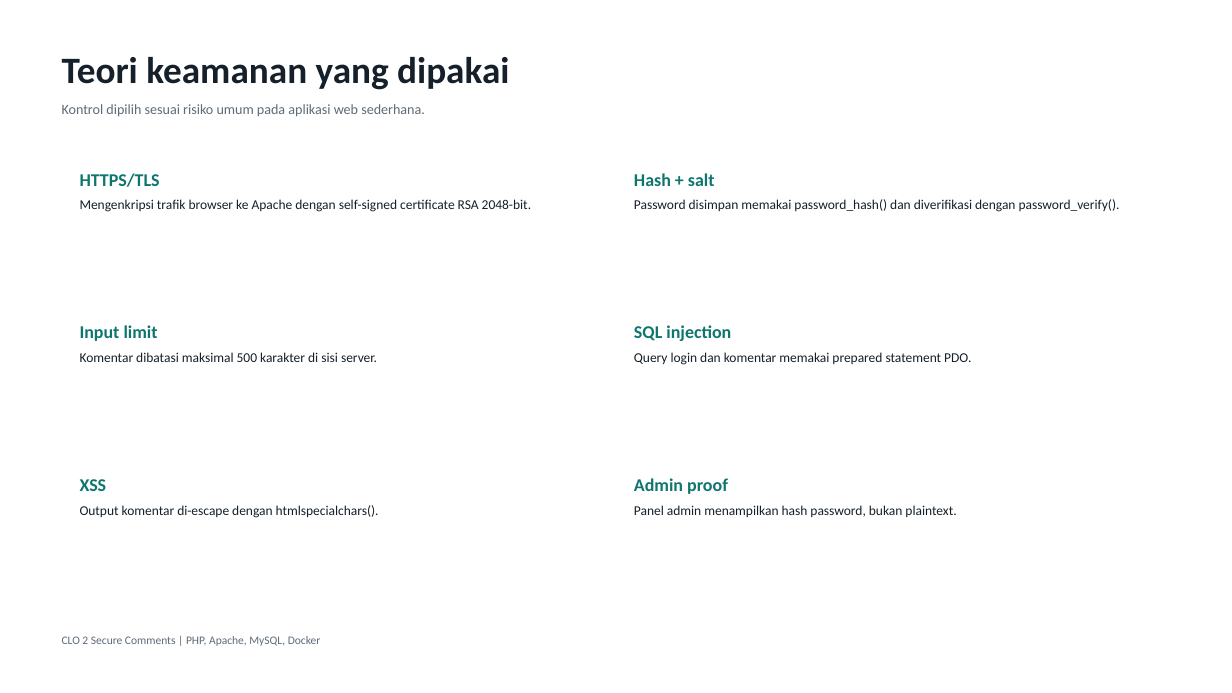
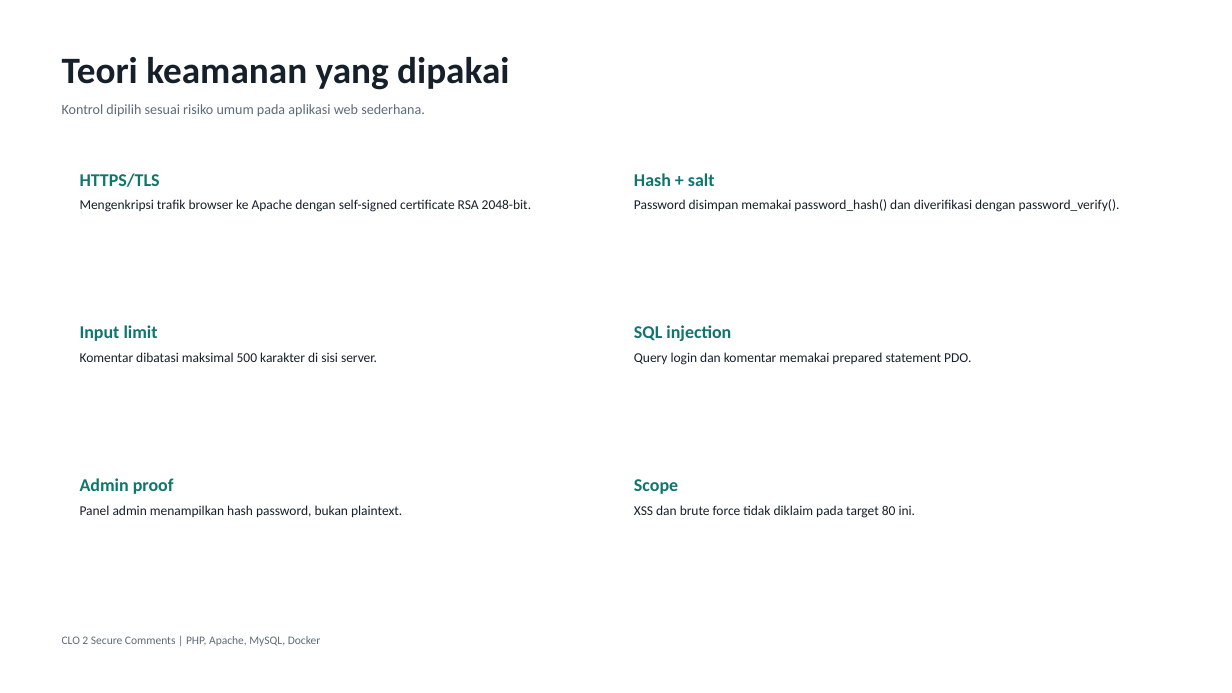
Before and after one commit to ArdeezYy/mawang_clo2, a slide deck: slide 3 of presentation/output/CLO2_Secure_Comments.pptx. Drawn at 1232x693 pixels with LibreOffice and Linux fonts; fonts in the diff are those of the drawing. Boxes give left, top, right and bottom in pixels: in the first picture for what was removed or moved away, otherwise in the second. Text is boxed around its words. In the diff, an @@ line names an element or a change of style, - is before the commit and + after.

Commit message:
Adjust secure branch to target 80 scope

```diff
--- a/presentation/output/CLO2_Secure_Comments.pptx
+++ b/presentation/output/CLO2_Secure_Comments.pptx
@@ text at [80,478,174,494]: text changed @@
-XSS
+Admin proof
@@ text at [634,479,678,494]: text changed @@
-Admin proof
+Scope
@@ text at [80,505,402,518]: text changed @@
-Output komentar di-escape dengan htmlspecialchars().
+Panel admin menampilkan hash password, bukan plaintext.
@@ text at [634,505,916,518]: text changed @@
-Panel admin menampilkan hash password, bukan plaintext.
+XSS dan brute force tidak diklaim pada target 80 ini.
```
Also in this commit, not shown: 5 other slides changed, 6 other files.
